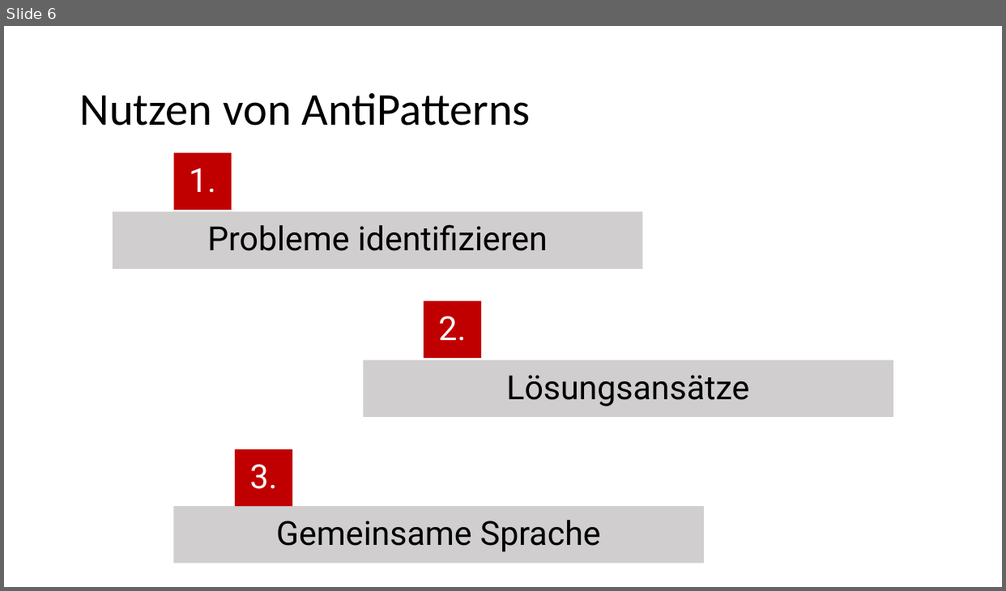
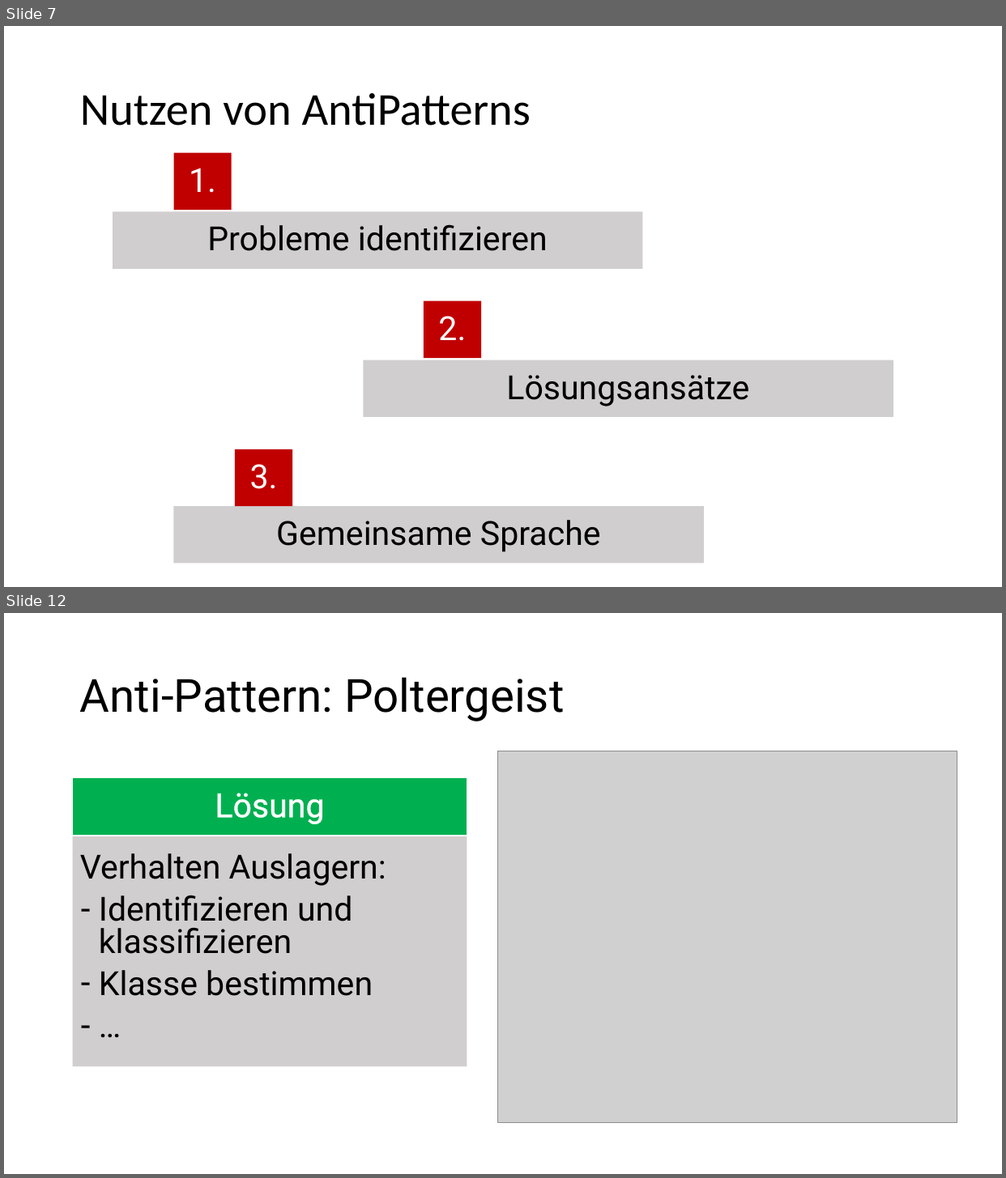
Before and after one commit to tkrieger/AntiPatterns, a slide deck: pres_antipatterns.pptx. Shown one above the other, each under a label of ours: slide 6 before the commit, slides 7 and 12 after it; the slides between them are not shown. The pictures are 1006x591 and 1006x1178 pixels, drawn with LibreOffice and Linux fonts; fonts in the diff are those of the drawing; grey boxes stand for pictures. Boxes give left, top, right and bottom in pixels: in the first picture for what was removed or moved away, otherwise in the second. Text is boxed around its words. In the diff, an @@ line names an element or a change of style, - is before the commit and + after.

```diff
--- a/pres_antipatterns.pptx
+++ b/pres_antipatterns.pptx
@@ slide 12 added at bbox=[4, 613, 1002, 1174], background #FFFFFF @@
@@ title added at bbox=[80, 677, 564, 722], 44 pt, text #000000 @@
+Anti-Pattern: Poltergeist
@@ picture added at bbox=[497, 752, 957, 1122] @@
@@ rectangle added at bbox=[73, 777, 467, 836], fill #00B050, outline #FFFFFF 1 pt, 32 pt, text #FFFFFF @@
+Lösung
@@ rectangle added at bbox=[73, 836, 467, 1067], fill #D0CECE, 32 pt, text #000000 @@
+Verhalten Auslagern:
+– Identifizieren und klassifizieren
+– Klasse bestimmen
+– …
@@ what was slide 6 is now slide 7 @@
```
Also in this commit, not shown: 3 slides changed, 18 other slides added, 4 other files.
